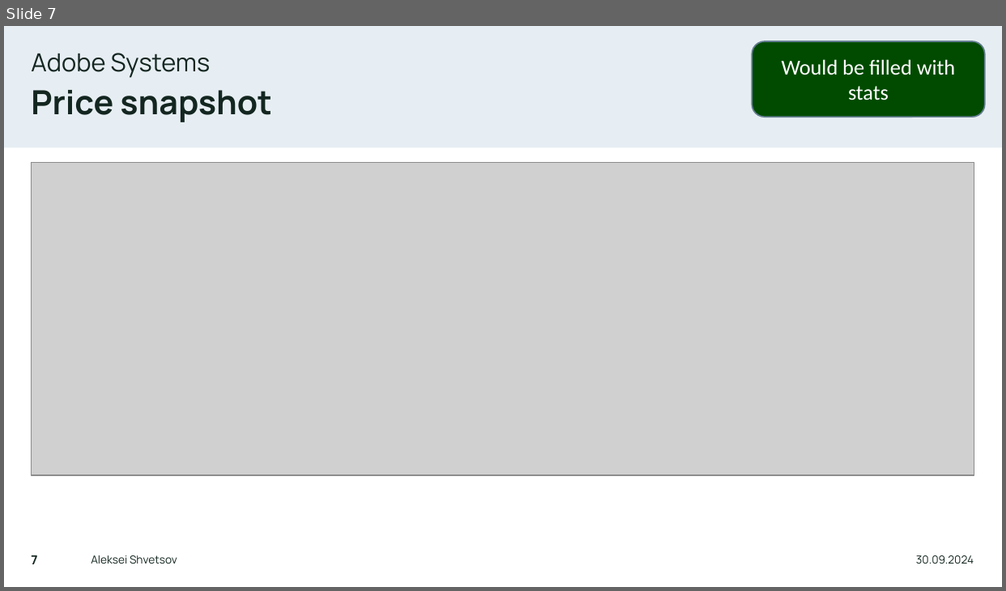
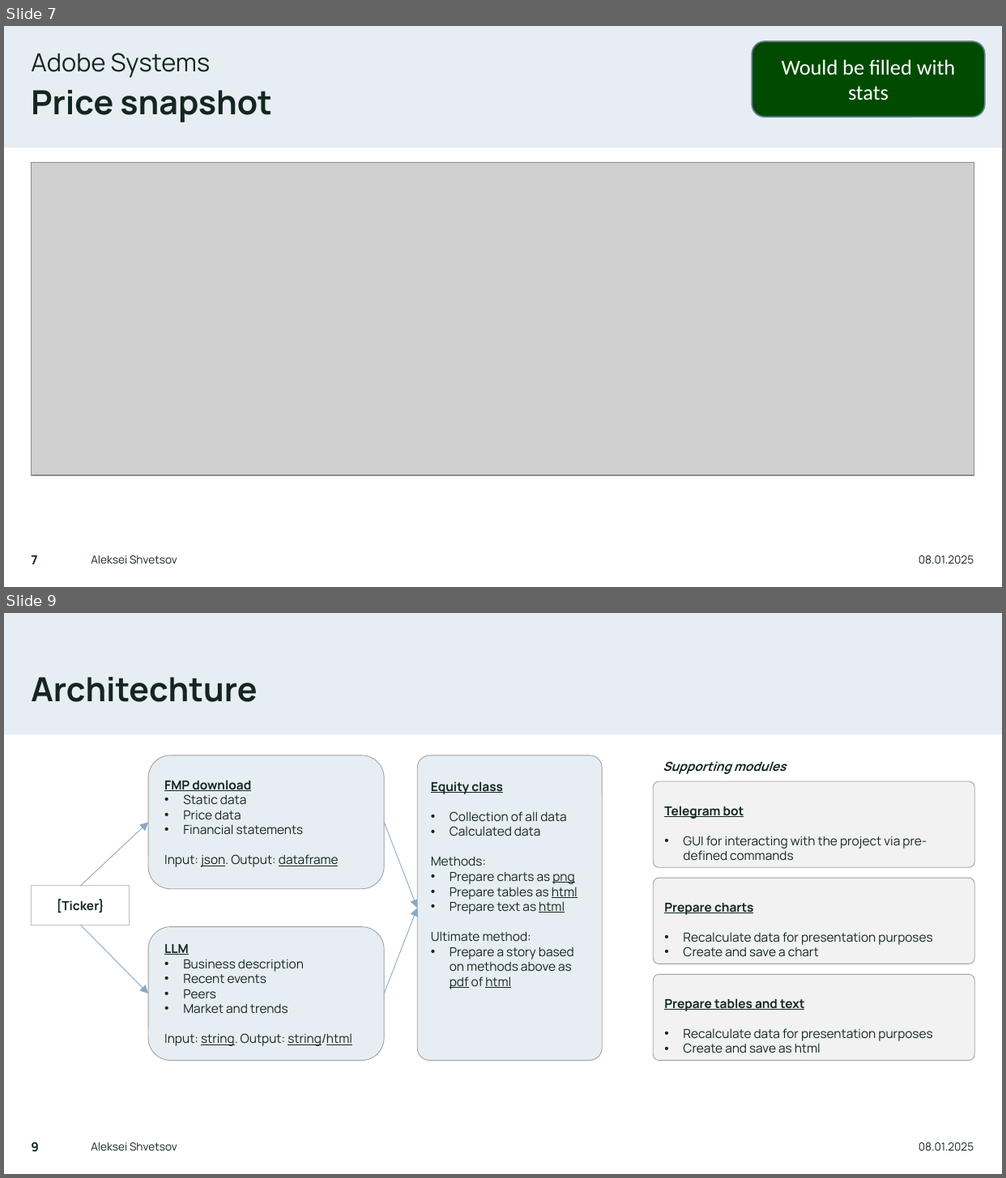
Before and after one commit to sleepper/investmentstrategies, a slide deck: Company Profile.pptx. Shown one above the other, each under a label of ours: slide 7 before the commit, slides 7 and 9 after it; the slides between them are not shown. The pictures are 1006x591 and 1006x1178 pixels, drawn with LibreOffice and Linux fonts; fonts in the diff are those of the drawing; grey boxes stand for pictures. Boxes give left, top, right and bottom in pixels: in the first picture for what was removed or moved away, otherwise in the second. Text is boxed around its words. In the diff, an @@ line names an element or a change of style, - is before the commit and + after.

Commit message:
Added html site

```diff
--- a/Company Profile.pptx
+++ b/Company Profile.pptx
@@ slide 9 added at bbox=[4, 613, 1002, 1174], background #FFFFFF; not listed: 1 template element that a slide beside it also shows @@
@@ title added at bbox=[31, 677, 257, 702], 24 pt, text #132620, bold @@
+Architechture
@@ rounded rectangle added at bbox=[149, 756, 384, 889], fill #E7EEF3, outline #A0A0A0 0.5 pt, 9 pt, text #132620 @@
+FMP download
+• Static data
+• Price data
+• Financial statements
+Input: json. Output: dataframe
@@ rounded rectangle added at bbox=[417, 756, 602, 1061], fill #E7EEF3, outline #A0A0A0 0.5 pt, 9 pt, text #132620 @@
+Equity class
+• Collection of all data
+• Calculated data
+Methods:
+• Prepare charts as png
+• Prepare tables as html
+• Prepare text as html
+Ultimate method:
+• Prepare a story based on methods above as pdf of html
@@ rounded rectangle added at bbox=[653, 781, 974, 867], fill #F2F2F2, outline #A0A0A0 0.5 pt, 9 pt, text #132620 @@
+Telegram bot
+• GUI for interacting with the project via pre-defined commands
@@ text added at bbox=[663, 761, 786, 774], 9 pt, text #132620, bold, italic @@
+Supporting modules
@@ arrow added from (81, 885) to (149, 823), #88A9C4 0.5 pt @@
@@ arrow added from (384, 823) to (417, 909), #88A9C4 0.5 pt @@
@@ rounded rectangle added at bbox=[653, 879, 974, 965], fill #F2F2F2, outline #A0A0A0 0.5 pt, 9 pt, text #132620 @@
+Prepare charts
+• Recalculate data for presentation purposes
+• Create and save a chart
@@ rectangle added at bbox=[31, 885, 129, 924], outline #C1C1C1 0.75 pt, 9 pt, text #132620, bold @@
+[Ticker}
@@ arrow added from (81, 926) to (149, 995), #88A9C4 0.5 pt @@
@@ rounded rectangle added at bbox=[149, 927, 384, 1061], fill #E7EEF3, outline #A0A0A0 0.5 pt, 9 pt, text #132620 @@
+LLM
+• Business description
+• Recent events
+• Peers
+• Market and trends
+Input: string. Output: string/html
@@ arrow added from (384, 995) to (417, 909), #88A9C4 0.5 pt @@
@@ rounded rectangle added at bbox=[653, 974, 974, 1060], fill #F2F2F2, outline #A0A0A0 0.5 pt, 9 pt, text #132620 @@
+Prepare tables and text
+• Recalculate data for presentation purposes
+• Create and save as html
@@ page number added at bbox=[31, 1142, 39, 1152], 9 pt, text #132620, bold @@
+9
@@ text added at bbox=[91, 1143, 177, 1152], 8 pt, text #132620 @@
+Aleksei Shvetsov
@@ text added at bbox=[918, 1143, 974, 1151], 8 pt, text #132620 @@
+08.01.2025
@@ slide 7 changed as well @@
@@ text at bbox=[918, 556, 974, 564]: text changed @@
-30.09.2024
+08.01.2025
```
Also in this commit, not shown: 7 other slides changed, 1 other file.
